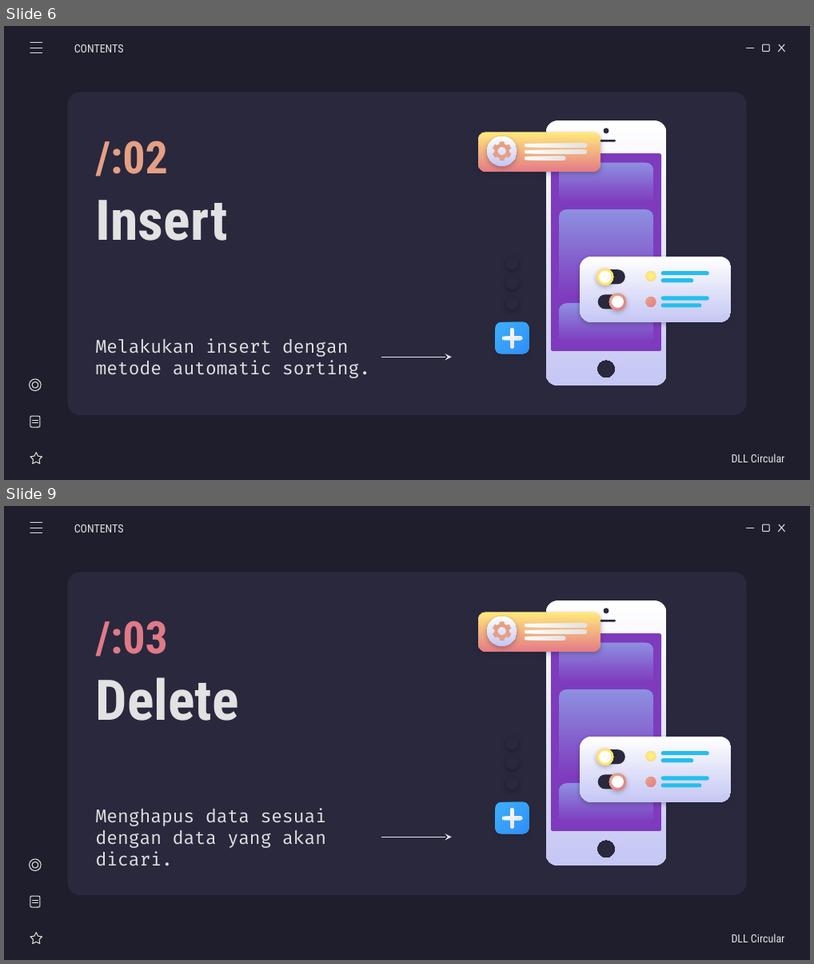
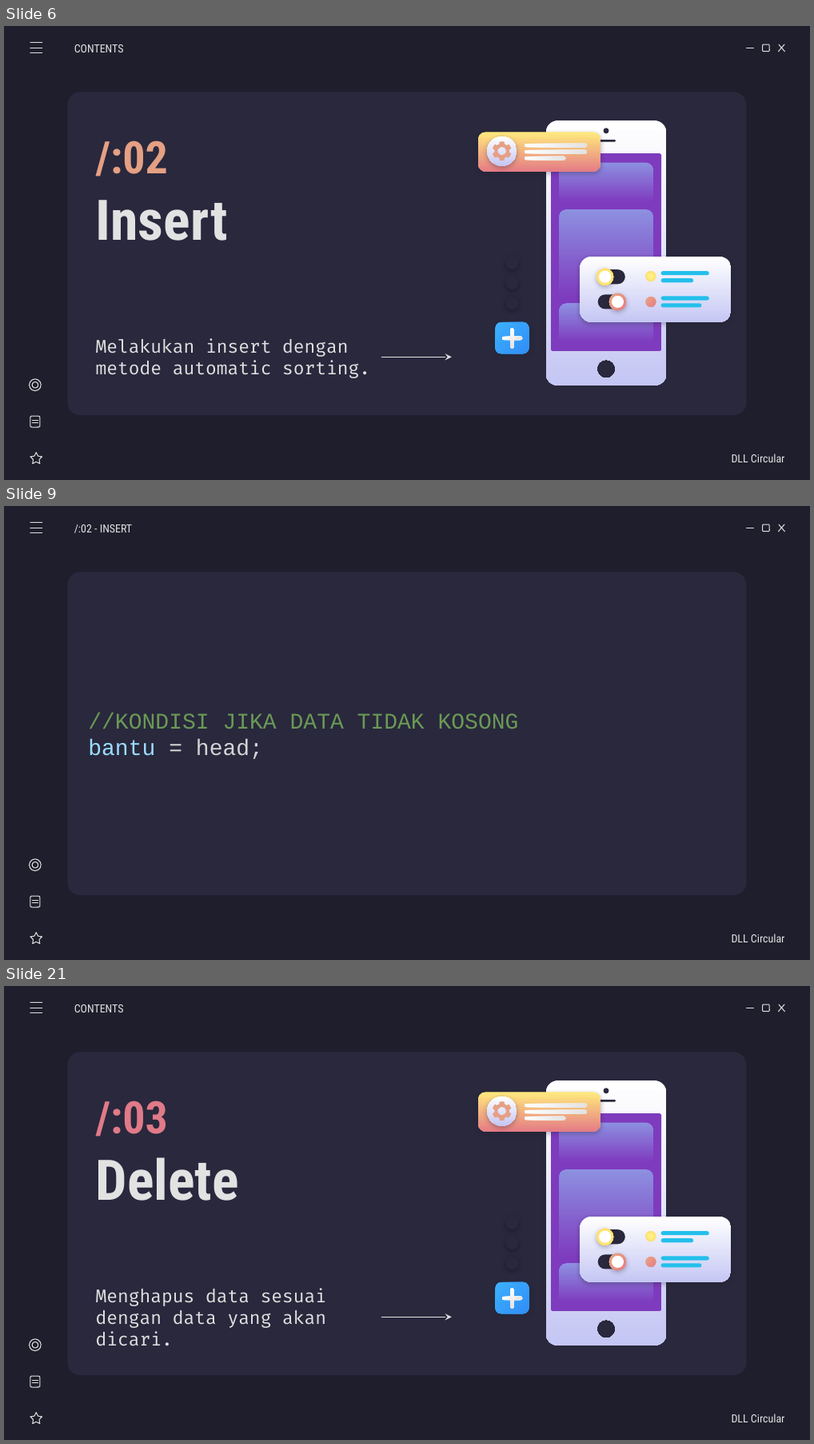
Before and after one commit to weztcy/Semester-3, a slide deck: Struktur Data/List Game - Kelompok 5.pptx. Shown one above the other, each under a label of ours: slides 6 and 9 before the commit, slides 6, 9 and 21 after it; the slides between them are not shown. The pictures are 814x964 and 814x1444 pixels, drawn with LibreOffice and Linux fonts; fonts in the diff are those of the drawing. Boxes give left, top, right and bottom in pixels: in the first picture for what was removed or moved away, otherwise in the second. Text is boxed around its words. In the diff, an @@ line names an element or a change of style, - is before the commit and + after.

```diff
--- a/Struktur Data/List Game - Kelompok 5.pptx
+++ b/Struktur Data/List Game - Kelompok 5.pptx
@@ slide 9 added at (4,506,810,960), background #1E1E2C; not listed: 5 template elements that a slide beside it also shows @@
@@ line added from (30, 523) to (42, 523), #E2E2E2 0.75 pt @@
@@ line added from (30, 528) to (42, 528), #E2E2E2 0.75 pt @@
@@ subtitle added at (74,524,132,533), 10 pt, text #E2E2E2 @@
+/:02 - INSERT
@@ line added from (30, 533) to (42, 533), #E2E2E2 0.75 pt @@
@@ subtitle added at (88,712,519,759), 20 pt, text #6A9955 @@
+//KONDISI JIKA DATA TIDAK KOSONG
+bantu = head;
@@ group added at (29,858,42,943): 2 lines, 2 ellipses, 1 star, 1 rounded rectangle @@
@@ subtitle added at (732,933,786,942), 10 pt, text #E2E2E2 @@
+DLL Circular
@@ what was slide 9 is now slide 21 @@
```
Also in this commit, not shown: 4 slides changed, 12 other slides added, 4 other files.
